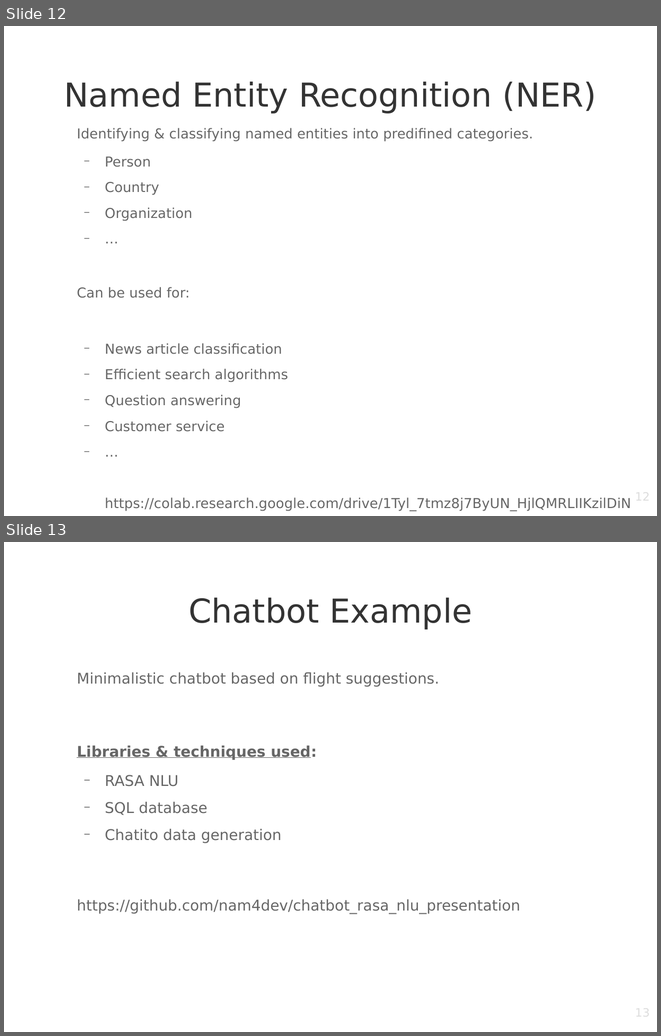
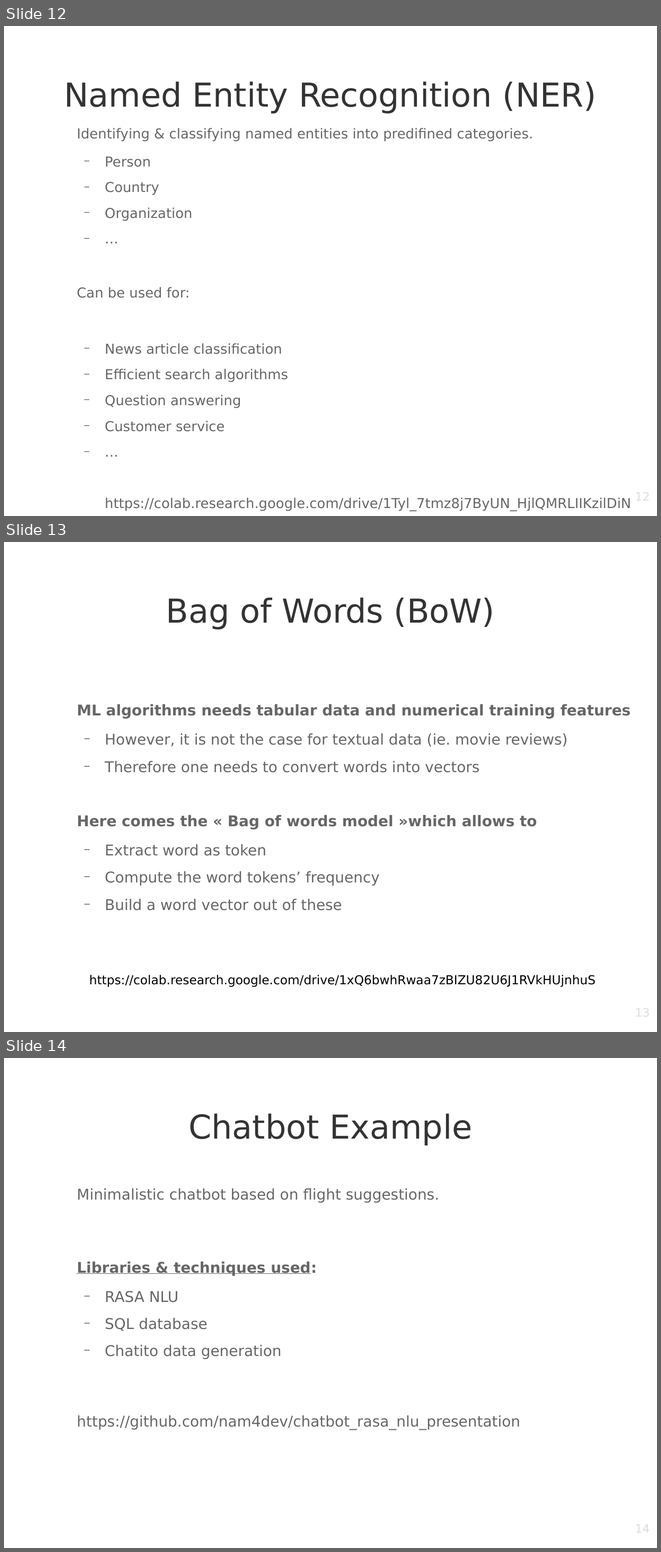
Before and after one commit to nam4dev/nlp_demonstration, a slide deck: NLP_with_Python.odp. Shown one above the other, each under a label of ours: slides 12 and 13 before the commit, slides 12, 13 and 14 after it. The pictures are 661x1036 and 661x1552 pixels, drawn with LibreOffice and Linux fonts; fonts in the diff are those of the drawing; background and template pictures are left out. Boxes give left, top, right and bottom in pixels: in the first picture for what was removed or moved away, otherwise in the second. Text is boxed around its words. In the diff, an @@ line names an element or a change of style, - is before the commit and + after.

```diff
--- a/NLP_with_Python.odp
+++ b/NLP_with_Python.odp
@@ slide 13 added at <box>4,542,657,1032</box>, background picture (left out) @@
@@ title added at <box>166,598,495,629</box>, 40 pt, text #333333 @@
+Bag of Words (BoW)
@@ text added at <box>77,704,630,910</box>, 18 pt, text #666666 @@
+ML algorithms needs tabular data and numerical training features
+  − However, it is not the case for textual data (ie. movie reviews)
+  − Therefore one needs to convert words into vectors
+Here comes the « Bag of words model »which allows to
+  − Extract word as token
+  − Compute the word tokens’ frequency
+  − Build a word vector out of these
@@ text added at <box>89,974,595,987</box>, 15 pt, text #000000 @@
+https://colab.research.google.com/drive/1xQ6bwhRwaa7zBIZU82U6J1RVkHUjnhuS
@@ page number added at <box>498,1005,651,1032</box>, 14 pt, text #DDDDDD @@
+13
@@ what was slide 13 is now slide 14 @@
@@ page number at <box>498,1521,651,1548</box>: text changed @@
-13
+14
```
Also in this commit, not shown: 2 slides changed, 1 other slide added.
